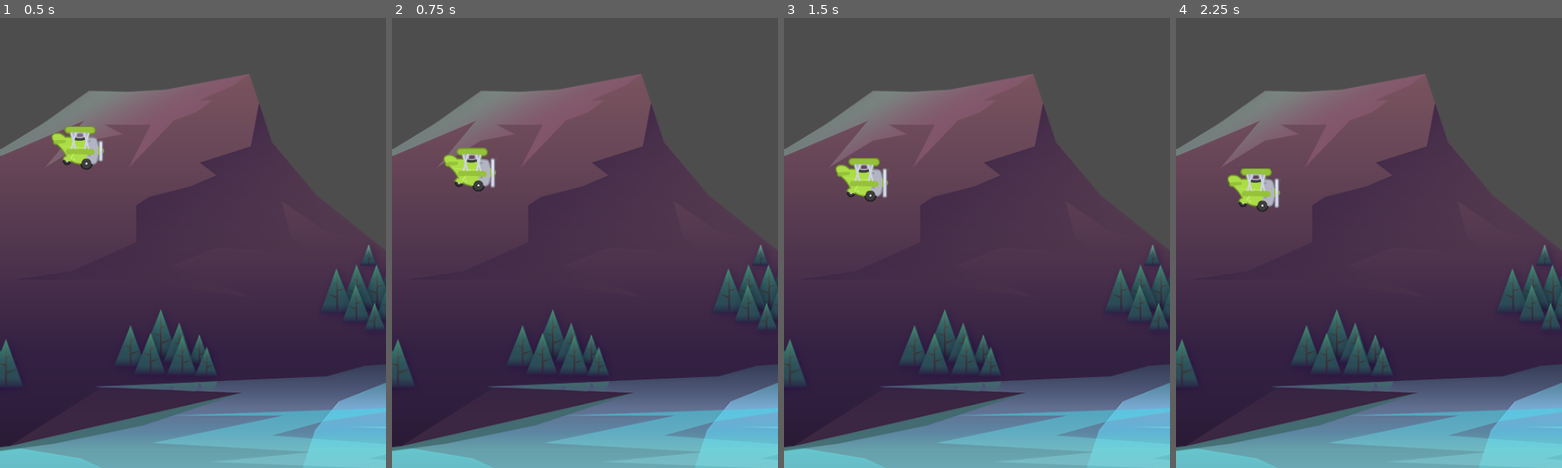
Above: before the commit, frames 1-4 (left to right).
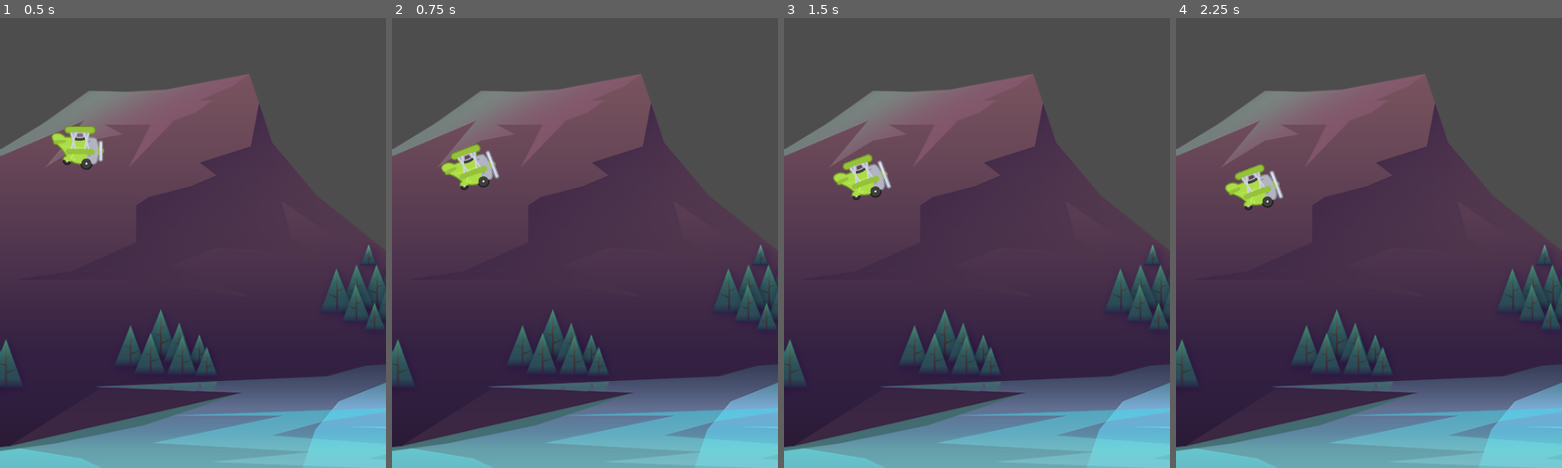
Above: after the commit, the same moments.

Repository: niamh-d/tappy-plane
Game: Godot game, scene res://scenes/game/game.tscn
Same seed, same stepped clock (60 frames per second), same inputs: the game is played once before the commit and once after it.
Inputs:
- Up to frame 1 (0.5 s): no input
- Up to frame 2 (0.75 s): tap Space (fly) at 0.6 s
- Up to frame 3 (1.5 s): tap Space (fly) at 1.35 s
- Up to frame 4 (2.25 s): tap Space (fly) at 2.1 s

Frame 1 is identical in both runs. In frame 2, 0.8% of the frame differs, in the area x 12-28%, y 27-39%; in frame 3, 0.8%, in the area x 12-28%, y 30-41%; in frame 4, 0.8%.

Commit message:
plane rotation animation

Diff:
--- a/scenes/plane/plane.gd
+++ b/scenes/plane/plane.gd
@@ -4,6 +4,7 @@
 const POWER: float = -350.0
 
 @onready var anim_sprite: AnimatedSprite2D = $AnimSprite
+@onready var anim_player: AnimationPlayer = $AnimationPlayer
 
 # Called when the node enters the scene tree for the first time.
 func _ready() -> void:
@@ -25,6 +26,7 @@
 func fly() -> void:
 	if Input.is_action_just_pressed("fly") == true:
 		velocity.y = POWER
+		anim_player.play("power")
 
 func die() -> void:
 	anim_sprite.stop()
--- a/scenes/plane/plane.tscn
+++ b/scenes/plane/plane.tscn
@@ -35,6 +35,44 @@
 [sub_resource type="CircleShape2D" id="CircleShape2D_5lhua"]
 radius = 23.0
 
+[sub_resource type="Animation" id="Animation_8hqll"]
+resource_name = "power"
+length = 0.3
+step = 0.1
+tracks/0/type = "value"
+tracks/0/imported = false
+tracks/0/enabled = true
+tracks/0/path = NodePath("AnimSprite:rotation")
+tracks/0/interp = 2
+tracks/0/loop_wrap = true
+tracks/0/keys = {
+"times": PackedFloat32Array(0, 0.1, 0.3),
+"transitions": PackedFloat32Array(1, 1, 1),
+"update": 0,
+"values": [0.0, -0.349066, 0.0]
+}
+
+[sub_resource type="Animation" id="Animation_d7k3l"]
+length = 0.001
+tracks/0/type = "value"
+tracks/0/imported = false
+tracks/0/enabled = true
+tracks/0/path = NodePath("AnimSprite:rotation")
+tracks/0/interp = 1
+tracks/0/loop_wrap = true
+tracks/0/keys = {
+"times": PackedFloat32Array(0),
+"transitions": PackedFloat32Array(1),
+"update": 0,
+"values": [0.0]
+}
+
+[sub_resource type="AnimationLibrary" id="AnimationLibrary_pl0dq"]
+_data = {
+"RESET": SubResource("Animation_d7k3l"),
+"power": SubResource("Animation_8hqll")
+}
+
 [node name="Plane" type="CharacterBody2D"]
 script = ExtResource("1_qc51l")
 
@@ -48,3 +86,8 @@
 [node name="CollisionShape2D" type="CollisionShape2D" parent="."]
 position = Vector2(3, 2)
 shape = SubResource("CircleShape2D_5lhua")
+
+[node name="AnimationPlayer" type="AnimationPlayer" parent="."]
+libraries = {
+"": SubResource("AnimationLibrary_pl0dq")
+}
Not shown: 1 places in scenes/plane/plane.tscn that only renumber resources
